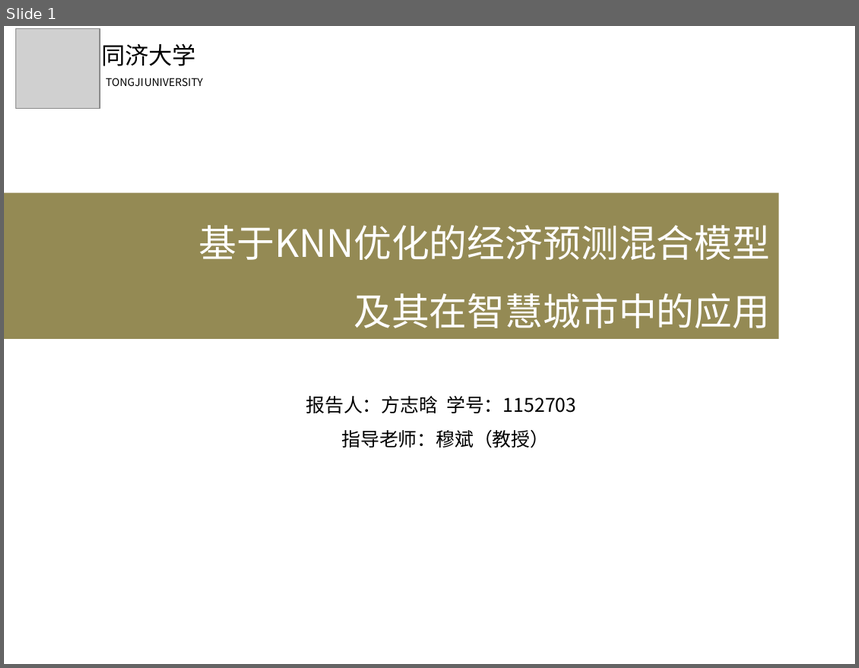
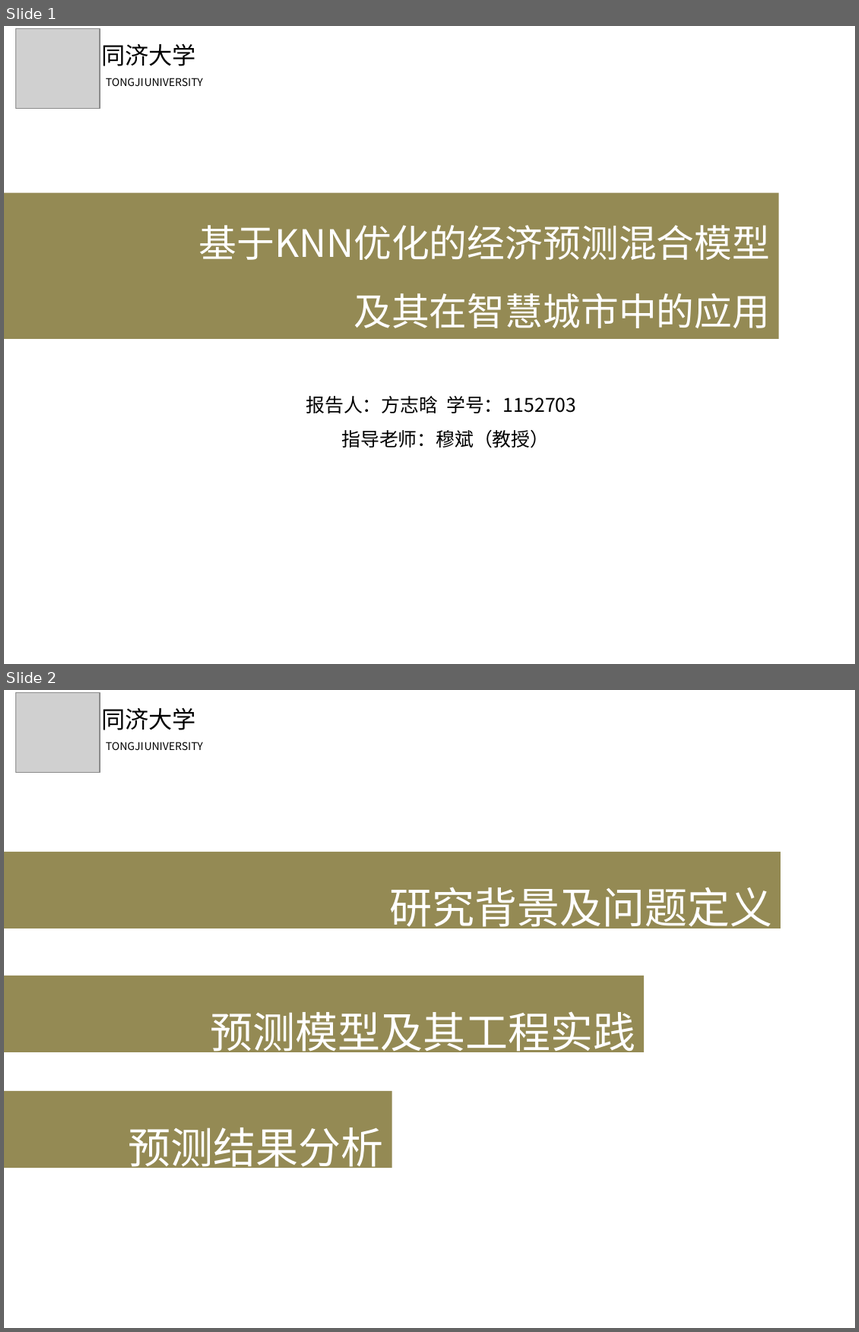
Before and after one commit to GrandDuelist/forecasting, a slide deck: paper/毕业答辩.pptx. Shown one above the other, each under a label of ours: slide 1 before the commit, slides 1 and 2 after it. The pictures are 859x668 and 859x1332 pixels, drawn with LibreOffice and Linux fonts; fonts in the diff are those of the drawing; grey boxes stand for pictures. Boxes give left, top, right and bottom in pixels: in the first picture for what was removed or moved away, otherwise in the second. Text is boxed around its words. In the diff, an @@ line names an element or a change of style, - is before the commit and + after.

```diff
--- a/paper/毕业答辩.pptx
+++ b/paper/毕业答辩.pptx
@@ slide 2 added at <box>4,690,855,1328</box>, background #FFFFFF @@
@@ picture added at <box>16,692,101,773</box> @@
@@ text added at <box>102,708,197,730</box>, 20 pt, text #000000 @@
+同济大学
@@ text added at <box>106,742,203,750</box>, 9 pt, text #000000 @@
+TONGJI UNIVERSITY
@@ rectangle added at <box>4,852,780,929</box>, fill #948A54, 36 pt, text #FFFFFF @@
+研究背景及问题定义
@@ rectangle added at <box>4,976,644,1053</box>, fill #948A54, 36 pt, text #FFFFFF @@
+预测模型及其工程实践
@@ rectangle added at <box>4,1091,392,1167</box>, fill #948A54, 36 pt, text #FFFFFF @@
+预测结果分析
```
Also in this commit, not shown: 5 slides changed, 5 other slides added, 1 slide removed.
